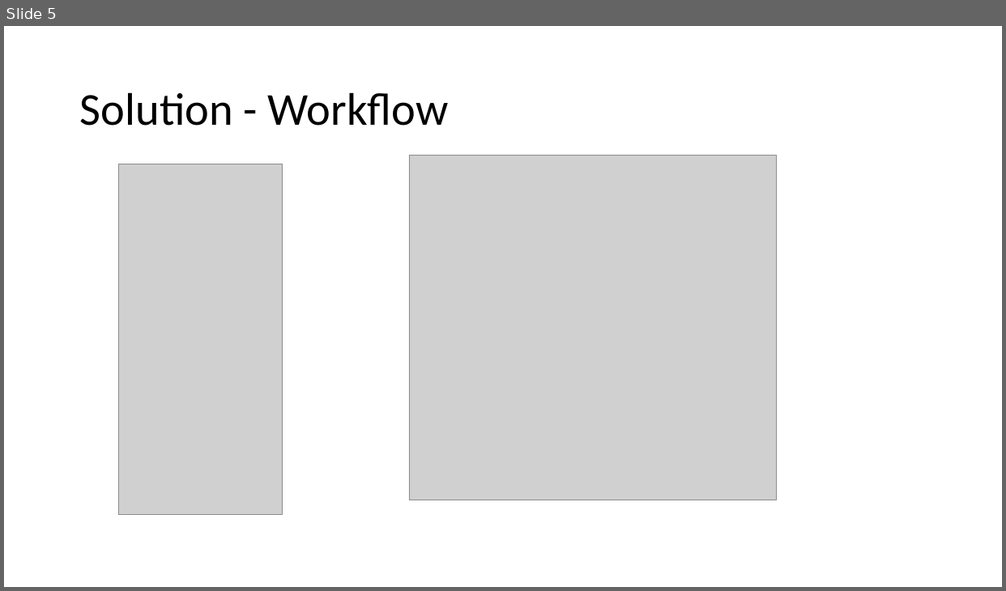
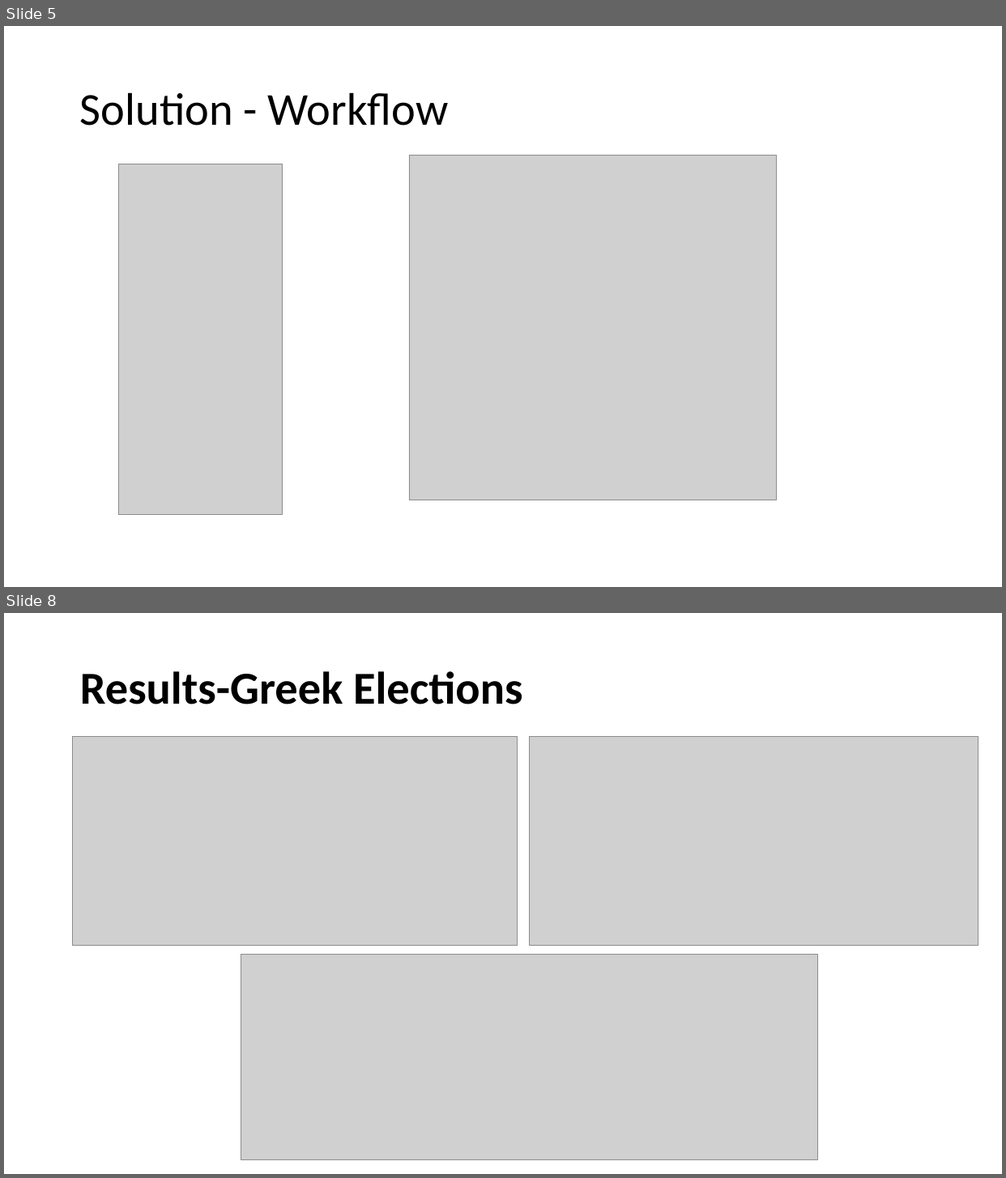
Before and after one commit to Nagumkc/KDM_Project, a slide deck: Project demo/KDM Project.pptx. Shown one above the other, each under a label of ours: slide 5 before the commit, slides 5 and 8 after it; the slides between them are not shown. The pictures are 1006x591 and 1006x1178 pixels, drawn with LibreOffice and Linux fonts; fonts in the diff are those of the drawing; grey boxes stand for pictures. Boxes give left, top, right and bottom in pixels: in the first picture for what was removed or moved away, otherwise in the second. Text is boxed around its words. In the diff, an @@ line names an element or a change of style, - is before the commit and + after.

```diff
--- a/Project demo/KDM Project.pptx
+++ b/Project demo/KDM Project.pptx
@@ slide 8 added at bbox=[4, 613, 1002, 1174], background #FFFFFF @@
@@ title added at bbox=[80, 671, 522, 705], 44 pt, text #000000, bold @@
+Results-Greek Elections
@@ picture added at bbox=[73, 736, 518, 946] @@
@@ picture added at bbox=[530, 736, 978, 946] @@
@@ picture added at bbox=[241, 954, 819, 1161] @@
```
Also in this commit, not shown: 3 slides changed, 4 other slides added, 5 slides removed.
